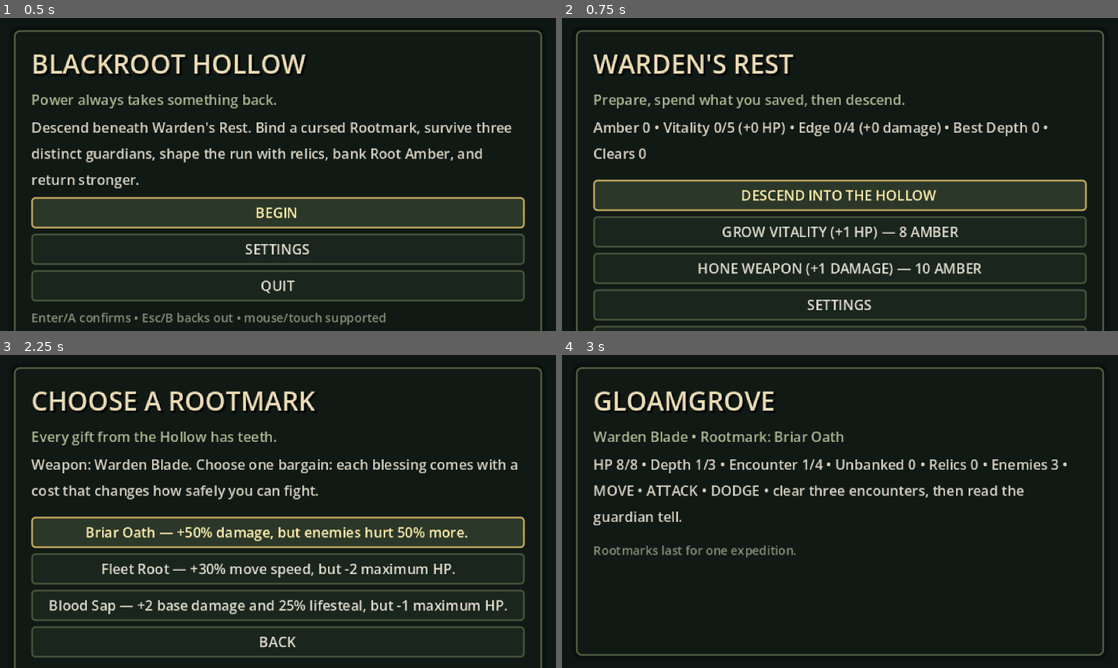
Above: before the commit, frames 1-4 (two rows, left to right).
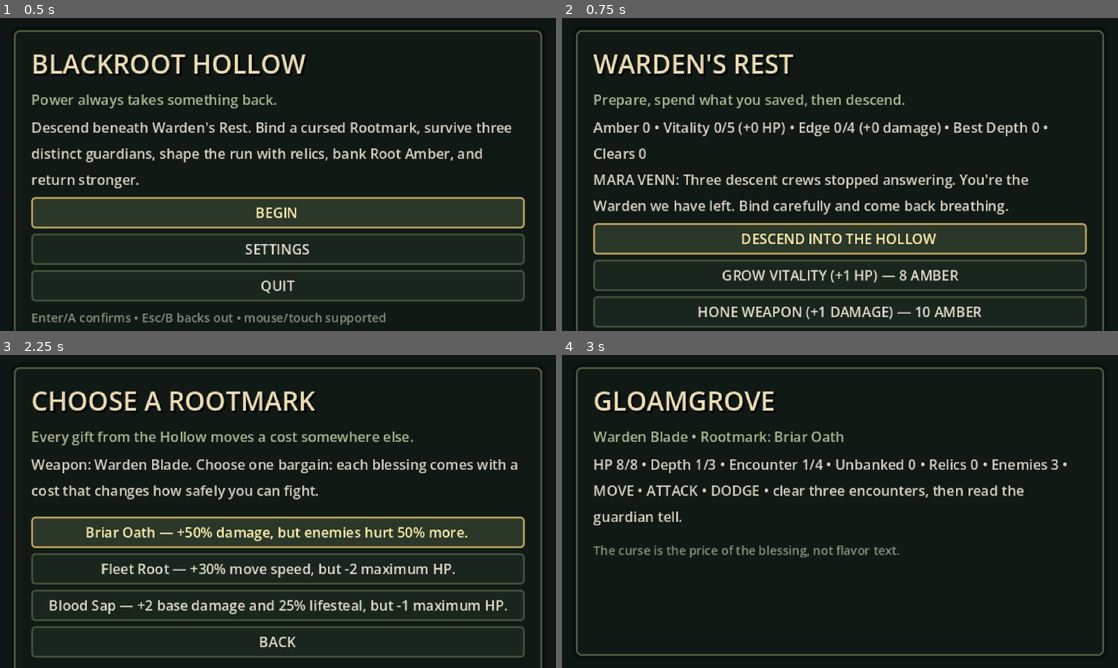
Above: after the commit, the same moments.

Repository: Ghosty-sudo/blackroot-hallow
Game: Godot game, scene res://scenes/main.tscn
Same seed, same stepped clock (60 frames per second), same inputs: the game is played once before the commit and once after it.
Inputs:
- Up to frame 1 (0.5 s): no input
- Up to frame 2 (0.75 s): click "BEGIN" at 0.5 s
- Up to frame 3 (2.25 s): click "DESCEND INTO THE HOLLOW" at 1.25 s; click "Warden Blade — Balanced reach…" at 2 s
- Up to frame 4 (3 s): click "Briar Oath — +50% damage, but…" at 2.75 s

Frame 1 is identical in both runs. In frame 2, 18% of the frame differs, in the area x 5-95%, y 50-100%; in frame 3, 0.6%; in frame 4, 0.9%.

Commit message:
Activate story-aware game layer

Diff:
--- a/scenes/main.tscn
+++ b/scenes/main.tscn
@@ -1,6 +1,6 @@
 [gd_scene load_steps=2 format=3]
 
-[ext_resource path="res://scripts/game.gd" type="Script" id="1"]
+[ext_resource path="res://scripts/story_game.gd" type="Script" id="1"]
 
 [node name="BlackrootHollow" type="Node2D"]
 script = ExtResource("1")
